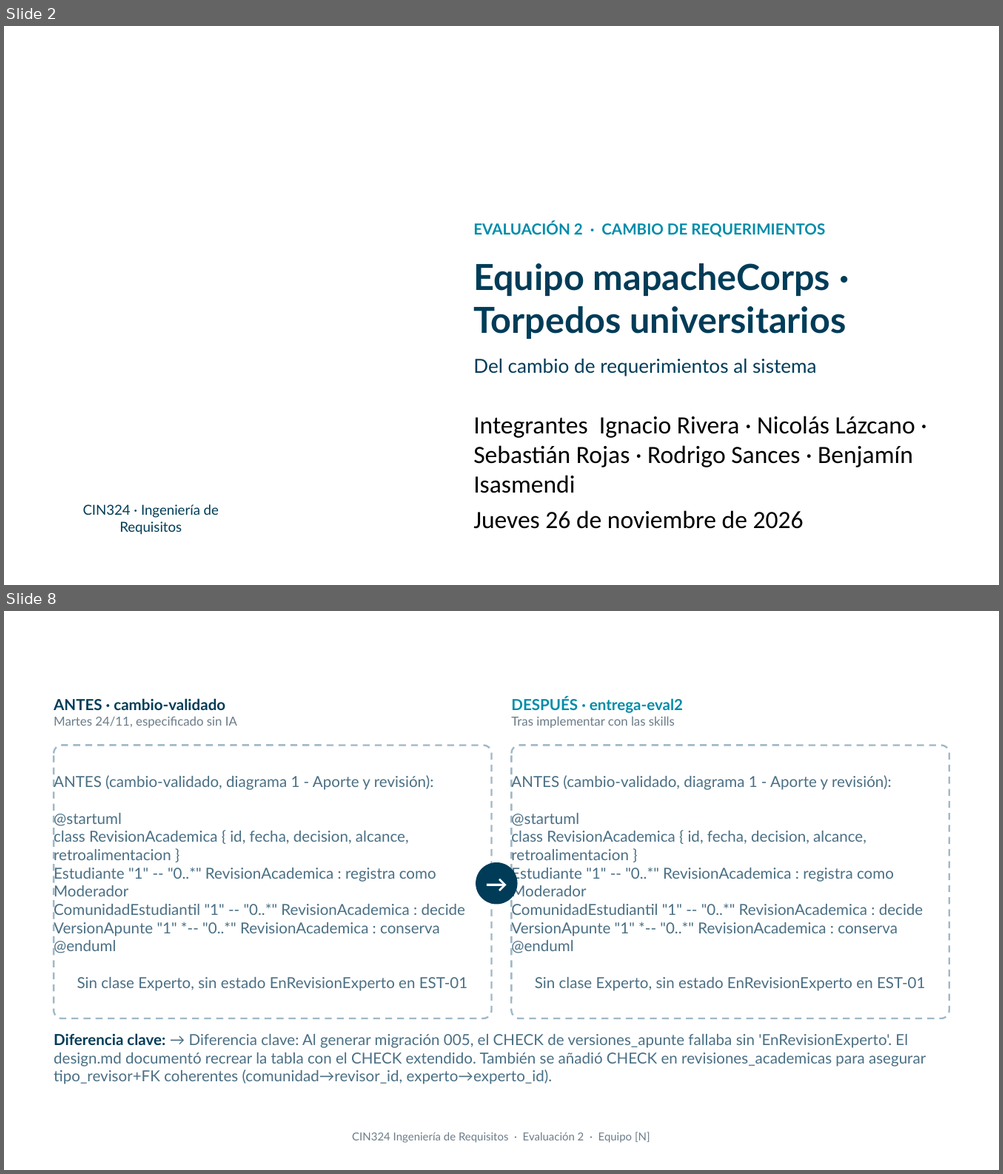
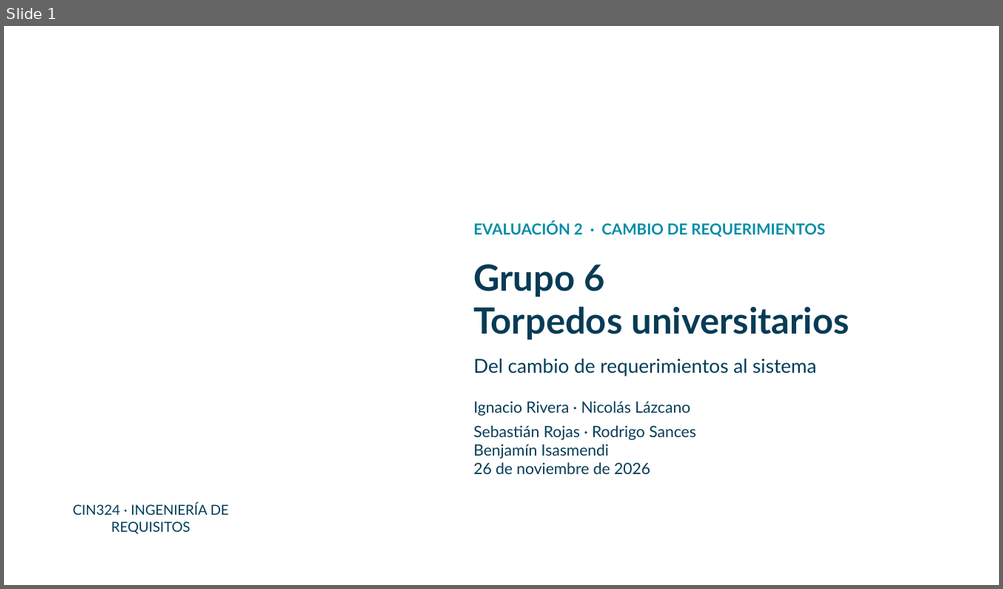
Before and after one commit to mapacheCorps/entrega, a slide deck: eval2/Presentacion_Evaluacion2_mapacheCorps.pptx. Shown one above the other, each under a label of ours: slides 2 and 8 before the commit, slide 1 after it; the slides between them are not shown. The pictures are 1003x1174 and 1003x589 pixels, drawn with LibreOffice and Linux fonts; fonts in the diff are those of the drawing; background and template pictures are left out. Boxes give left, top, right and bottom in pixels: in the first picture for what was removed or moved away, otherwise in the second. Text is boxed around its words. In the diff, an @@ line names an element or a change of style, - is before the commit and + after.

Commit message:
Cierra la entrega de Evaluación 2 y corrige la demo de Experto

```diff
--- a/eval2/Presentacion_Evaluacion2_mapacheCorps.pptx
+++ b/eval2/Presentacion_Evaluacion2_mapacheCorps.pptx
@@ slide 8 removed at <box>4,611,999,1170</box>, background picture (left out) @@
@@ text removed at <box>54,622,949,662</box> @@
-Modelo de dominio · Antes y después
@@ text removed at <box>54,698,237,728</box> @@
-ANTES · cambio-validado
-Martes 24/11, especificado sin IA
@@ text removed at <box>511,698,683,728</box> @@
-DESPUÉS · entrega-eval2
-Tras implementar con las skills
@@ rounded rectangle removed at <box>54,745,492,1019</box> @@
@@ rounded rectangle removed at <box>511,745,949,1019</box> @@
@@ text removed at <box>54,775,467,991</box> @@
-ANTES (cambio-validado, diagrama 1 - Aporte y revisión):
-@startuml
-class RevisionAcademica { id, fecha, decision, alcance, retroalimentacion }
-Estudiante "1" -- "0..*" RevisionAcademica : registra como Moderador
-ComunidadEstudiantil "1" -- "0..*" RevisionAcademica : decide
-VersionApunte "1" *-- "0..*" RevisionAcademica : conserva
-@enduml
-Sin clase Experto, sin estado EnRevisionExperto en EST-01
@@ text removed at <box>511,775,925,991</box> @@
-ANTES (cambio-validado, diagrama 1 - Aporte y revisión):
-@startuml
-class RevisionAcademica { id, fecha, decision, alcance, retroalimentacion }
-Estudiante "1" -- "0..*" RevisionAcademica : registra como Moderador
-ComunidadEstudiantil "1" -- "0..*" RevisionAcademica : decide
-VersionApunte "1" *-- "0..*" RevisionAcademica : conserva
-@enduml
-Sin clase Experto, sin estado EnRevisionExperto en EST-01
@@ ellipse removed at <box>475,863,518,904</box> @@
-→
@@ text removed at <box>54,1034,925,1085</box> @@
-Diferencia clave: → Diferencia clave: Al generar migración 005, el CHECK de versiones_apunte fallaba sin 'EnRevisionExperto'. El design.md documentó recrear la tabla con el CHECK extendido. También se añadió CHECK en revisiones_academicas para asegurar tipo_revisor+FK coherentes (comunidad→revisor_id, experto→experto_id).
@@ text removed at <box>352,1132,650,1143</box> @@
-CIN324 Ingeniería de Requisitos · Evaluación 2 · Equipo [N]
@@ what was slide 2 is now slide 1 @@
@@ slide 1 changed as well @@
@@ text at <box>473,264,848,340</box>: text changed; size 26 to 26.2 pt; text colour #003C58 to #073B56 @@
-Equipo mapacheCorps · Torpedos universitarios
+Grupo 6
+Torpedos universitarios
@@ text at <box>473,401,696,474</box>: text changed; size 18 to 11.2 pt; font Calibri to Lato; text colour #000000 to #073B56 @@
-Integrantes Ignacio Rivera · Nicolás Lázcano · Sebastián Rojas · Rodrigo Sances · Benjamín Isasmendi
-Jueves 26 de noviembre de 2026
+Ignacio Rivera · Nicolás Lázcano
+Sebastián Rojas · Rodrigo Sances
+Benjamín Isasmendi
+26 de noviembre de 2026
@@ text at <box>73,503,229,534</box>: text changed @@
-CIN324 · Ingeniería de Requisitos
+CIN324 · INGENIERÍA DE REQUISITOS
```
Also in this commit, not shown: 4 other slides changed, 11 slides added, 9 other slides removed, 40 other files.
